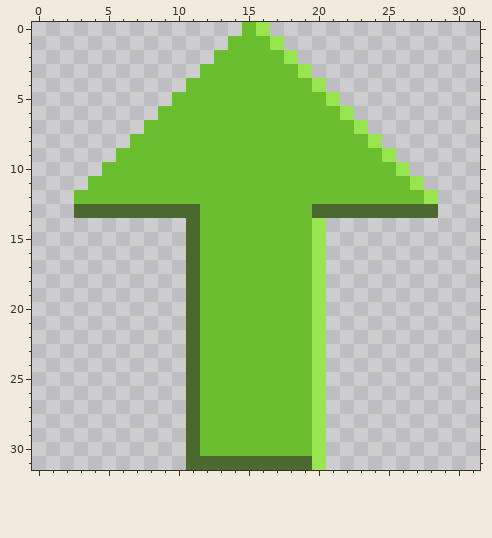
Pixel-art file -- Assets/Images/pickup_marker.aseprite. Above: the version before the commit.
32x32 pixels, 1 frame.
The result:
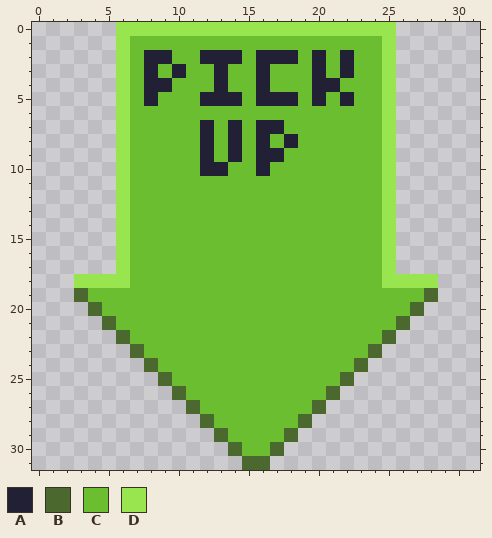
Palette (. is transparent): A #222034  B #4b692f  C #6abe30  D #99e550
The exact change:
@@ x 0..31 @@
- 0 ...............CD...............
- 1 ..............CCCD..............
- 2 .............CCCCCD.............
- 3 ............CCCCCCCD............
- 4 ...........CCCCCCCCCD...........
- 5 ..........CCCCCCCCCCCD..........
- 6 .........CCCCCCCCCCCCCD.........
- 7 ........CCCCCCCCCCCCCCCD........
- 8 .......CCCCCCCCCCCCCCCCCD.......
- 9 ......CCCCCCCCCCCCCCCCCCCD......
-10 .....CCCCCCCCCCCCCCCCCCCCCD.....
-11 ....CCCCCCCCCCCCCCCCCCCCCCCD....
-12 ...CCCCCCCCCCCCCCCCCCCCCCCCCD...
-13 ...BBBBBBBBBCCCCCCCCBBBBBBBBB...
-14 ...........BCCCCCCCCD...........
-15 ...........BCCCCCCCCD...........
-16 ...........BCCCCCCCCD...........
-17 ...........BCCCCCCCCD...........
-18 ...........BCCCCCCCCD...........
-19 ...........BCCCCCCCCD...........
-20 ...........BCCCCCCCCD...........
-21 ...........BCCCCCCCCD...........
-22 ...........BCCCCCCCCD...........
-23 ...........BCCCCCCCCD...........
-24 ...........BCCCCCCCCD...........
-25 ...........BCCCCCCCCD...........
-26 ...........BCCCCCCCCD...........
-27 ...........BCCCCCCCCD...........
-28 ...........BCCCCCCCCD...........
-29 ...........BCCCCCCCCD...........
-30 ...........BCCCCCCCCD...........
-31 ...........BBBBBBBBBD...........
+ 0 ......DDDDDDDDDDDDDDDDDDDD......
+ 1 ......DCCCCCCCCCCCCCCCCCCD......
+ 2 ......DCAACCAAACAAACACACCD......
+ 3 ......DCACACCACCACCCACACCD......
+ 4 ......DCAACCCACCACCCAACCCD......
+ 5 ......DCACCCAAACAAACACACCD......
+ 6 ......DCCCCCCCCCCCCCCCCCCD......
+ 7 ......DCCCCCACACAACCCCCCCD......
+ 8 ......DCCCCCACACACACCCCCCD......
+ 9 ......DCCCCCACACAACCCCCCCD......
+10 ......DCCCCCAACCACCCCCCCCD......
+11 ......DCCCCCCCCCCCCCCCCCCD......
+12 ......DCCCCCCCCCCCCCCCCCCD......
+13 ......DCCCCCCCCCCCCCCCCCCD......
+14 ......DCCCCCCCCCCCCCCCCCCD......
+15 ......DCCCCCCCCCCCCCCCCCCD......
+16 ......DCCCCCCCCCCCCCCCCCCD......
+17 ......DCCCCCCCCCCCCCCCCCCD......
+18 ...DDDDCCCCCCCCCCCCCCCCCCDDDD...
+19 ...BCCCCCCCCCCCCCCCCCCCCCCCCB...
+20 ....BCCCCCCCCCCCCCCCCCCCCCCB....
+21 .....BCCCCCCCCCCCCCCCCCCCCB.....
+22 ......BCCCCCCCCCCCCCCCCCCB......
+23 .......BCCCCCCCCCCCCCCCCB.......
+24 ........BCCCCCCCCCCCCCCB........
+25 .........BCCCCCCCCCCCCB.........
+26 ..........BCCCCCCCCCCB..........
+27 ...........BCCCCCCCCB...........
+28 ............BCCCCCCB............
+29 .............BCCCCB.............
+30 ..............BCCB..............
+31 ...............BB...............
Where, in picture pixels (left, top, right, bottom), the same in both pictures:
changed: (74, 22, 438, 470)
